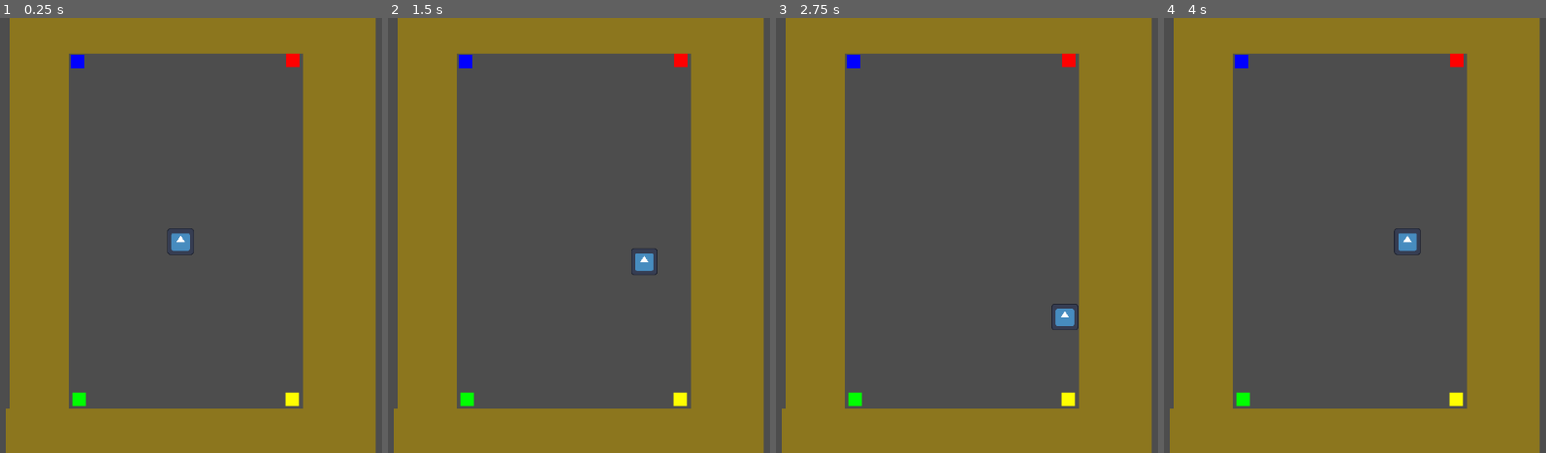
Above: before the commit, frames 1-4 (left to right).
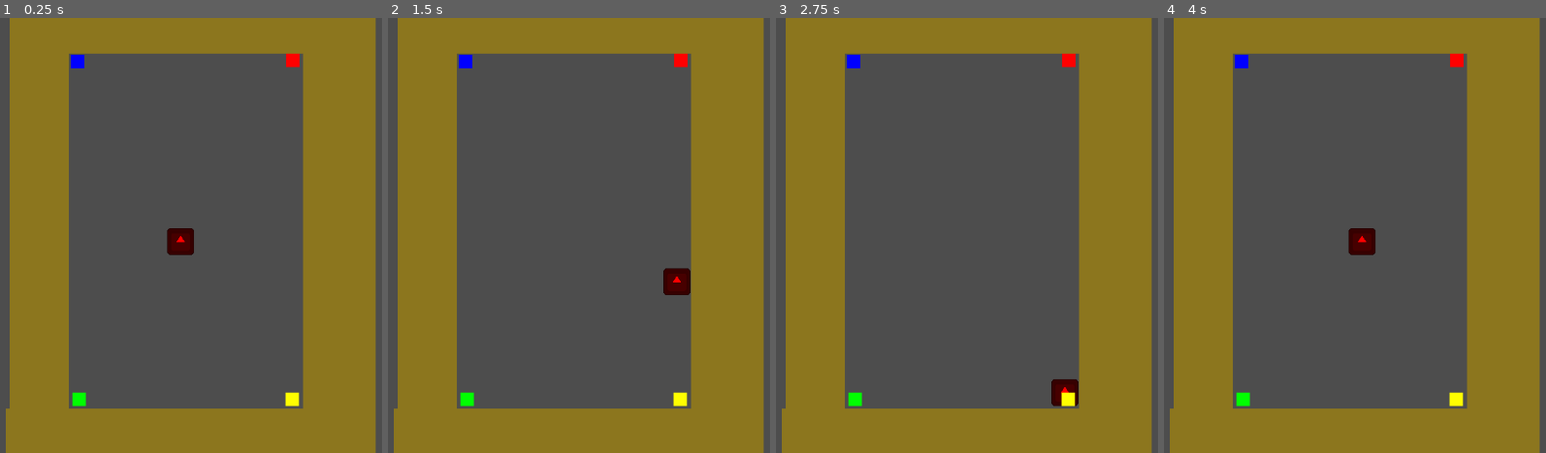
Above: after the commit, the same moments.

Repository: bemotta212/GameJam3
Game: Godot game, scene res://Scenes/level_01.tscn
Two runs of this game, one before a commit and one after it. Both use one fixed random seed, a clock stepped at 60 frames per second and the inputs below. The engine's default icon, where the game draws it, is replaced by a stand-in: a white triangle on a blue panel in a dark square.
Inputs:
- Up to frame 1 (0.25 s): no input
- Up to frame 2 (1.5 s): tap Enter at 0.5 s; hold D (Move_right) 0.53-1.28 s; hold S (Move_down) from 1.28 s (still down)
- Up to frame 3 (2.75 s): release S (Move_down) at 2.03 s; hold D (Move_right) from 2.03 s (still down)
- Up to frame 4 (4 s): tap Space at 2.75 s; release D (Move_right) at 2.78 s; hold W (Move_up) 2.78-3.53 s; hold A (Move_left) from 3.53 s (still down)

The runs differ from the first frame. In frame 1, 0.4% of the frame differs, in the area x 43-51%, y 48-55%; in frame 2, 0.7%; in frame 3, 0.6%; in frame 4, 0.7%, in the area x 48-68%, y 48-55%.

Commit message:
Lógica das portas
As portas agora só teleportam o jogador caso ele seja da mesma cor

Diff:
--- a/iii-game-jam-unisinos/Scenes/level_01.tscn
+++ b/iii-game-jam-unisinos/Scenes/level_01.tscn
@@ -77,6 +77,7 @@
 
 [node name="Jogador" parent="." instance=ExtResource("1_skhut")]
 position = Vector2(557, 333)
+SPEED = 300.0
 
 [node name="Portas" type="Node2D" parent="."]
 
@@ -89,16 +90,19 @@
 position = Vector2(724, 63)
 respawn_point = NodePath("../../Respawn")
 color = Color(1, 0, 0, 1)
+door_id = 2
 
 [node name="Baixo_esquerda" parent="Portas" node_paths=PackedStringArray("respawn_point") instance=ExtResource("2_cp1n5")]
 position = Vector2(406, 568)
 respawn_point = NodePath("../../Respawn")
 color = Color(0, 1, 0, 1)
+door_id = 4
 
 [node name="Baixo_direita" parent="Portas" node_paths=PackedStringArray("respawn_point") instance=ExtResource("2_cp1n5")]
 position = Vector2(723, 568)
 respawn_point = NodePath("../../Respawn")
 color = Color(1, 1, 0, 1)
+door_id = 3
 
 [node name="Respawn" type="Marker2D" parent="."]
 position = Vector2(557, 333)
--- a/iii-game-jam-unisinos/Scripts/jogador.gd
+++ b/iii-game-jam-unisinos/Scripts/jogador.gd
@@ -1,30 +1,59 @@
+extends CharacterBody2D
 
-extends CharacterBody2D
 
 @export var SPEED = 150.0
 
-var valor_sorteado: int = 0
+@onready var sprite : Sprite2D = $Sprite2D
+var current_objective : int
+
 
 func _ready() -> void:
-	valor_sorteado = randi_range(1, 4)
-	print("Valor sorteado: ", valor_sorteado)
+	change_objective()
+
 
 func _physics_process(delta: float) -> void:
-	# Move para os lados
+	#Move para os lados
 	var direction_x := Input.get_axis("Move_left", "Move_right")
 	if direction_x:
 		velocity.x = direction_x * SPEED
 	else:
 		velocity.x = move_toward(velocity.x, 0, SPEED)
 
-	# Move para cima e para baixo
+	#Move para cima e para baixo
 	var direction_y := Input.get_axis("Move_up", "Move_down")
 	if direction_y:
 		velocity.y = direction_y * SPEED
 	else:
-		velocity.y = move_toward(velocity.y, 0, SPEED)
+		velocity.y = move_toward(velocity.x, 0, SPEED)
 
 	move_and_slide()
 
-func respawn(respawn_point: Marker2D) -> void:
+
+func get_objective() -> int:
+	return current_objective
+
+
+#Resorteia o objetivo atual quando chamado
+func change_objective():
+	current_objective = randi_range(1, 4)
+	print("Valor sorteado: ", current_objective)
+	var new_color : Color
+	if current_objective == 1:
+		new_color = Color.BLUE
+	elif current_objective == 2:
+		new_color = Color.RED
+	elif current_objective == 3:
+		new_color = Color.YELLOW
+	elif current_objective == 4:
+		new_color = Color.GREEN
+	change_color(new_color)
+
+
+func change_color(new_color : Color):
+	sprite.modulate = new_color
+
+
+#Teleporta o jogador até o ponto de respawn e muda o objetivo
+func respawn(respawn_point: Marker2D):
 	position = respawn_point.position
+	change_objective()
--- a/iii-game-jam-unisinos/Scripts/porta.gd
+++ b/iii-game-jam-unisinos/Scripts/porta.gd
@@ -4,11 +4,15 @@
 @export var color : Color = Color.WHITE
 
 @onready var color_rect : ColorRect = $ColorRect
+@export var door_id : int = 1
+
 
 func _ready() -> void:
 	color_rect.color = color
 
+
 #Caso o jogador colida com a porta, teleporta ele pro respawn point
 func on_player_entered(body: CharacterBody2D):
-	if respawn_point and body.has_method("respawn"):
-		body.respawn(respawn_point)
+	if respawn_point and body.has_method("respawn") and body.has_method("get_objective"):
+		if body.get_objective() == door_id:
+			body.respawn(respawn_point)
Not shown, added: iii-game-jam-unisinos/Assets/Audio/ambiente.mp3.import
